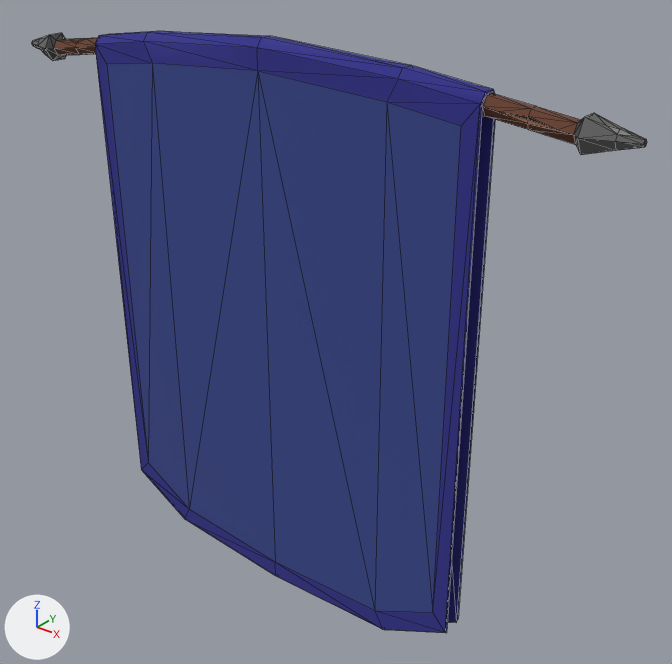
What one commit did to the glTF model assets/05_Fantasy_Pack/FlagWall_01/FlagWall_01.glb.
Both versions are drawn from a 50 mm camera at (1.64, -1.77, 2.06) aimed at (0.13, 0.12, 0.89). Arrows for +X, +Y and +Z are at lower left; the lights stay in place. Mesh edges are drawn as thin lines. Objects named as collision shapes, trigger or cutter boxes, shadow casters or lower levels of detail are left out. Vertices at the same position are counted once.

The older version as bpy lines, for what is in view:
```python
me_cylinder_019 = bpy.data.meshes.new('Cylinder.019')
me_cylinder_019.from_pydata(...)  # 158 vertices, 312 faces; spans x -0.99..0.99, y -0.04..0.04, z 0.02..1.71
me_cylinder_019.materials.append(mat_fantasypack_mat)  # picture img_fanstasypack_tx
ob_flagwall_01 = bpy.data.objects.new('FlagWall_01', me_cylinder_019)
ob_flagwall_01.location = (0.0, 0.0, 0.0)
```
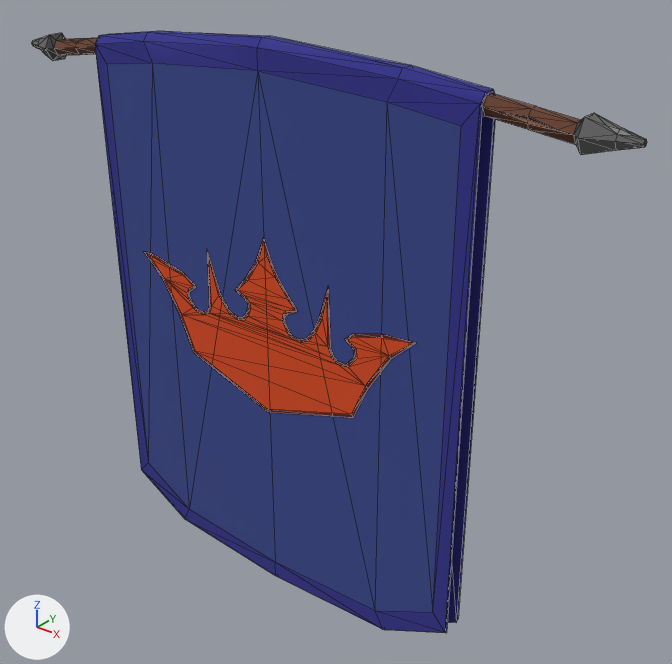
Boxes [x1, y1, x2, y2] around the edits, measured in the pictures (672 x 664 px):
part 1 of me_cylinder_019, added (brown): after [144, 238, 416, 417]

The edits, one by one:
me_cylinder_019 is used by ob_flagwall_01; location (0.0, 0.0, 0.0).
me_cylinder_019 had 158 vertices, 312 faces and spanned x -0.99..0.99, y -0.04..0.04, z 0.02..1.71.
me_cylinder_019 now has 386 vertices, 650 faces and spans x -0.99..0.99, y -0.04..0.04, z 0.02..1.71.
me_cylinder_019 part 1: a new loose piece of 114 vertices spanning x -0.51..0.51, y -0.04, z 0.65..1.2, in mat_fantasypack_mat (picture img_fanstasypack_tx).
